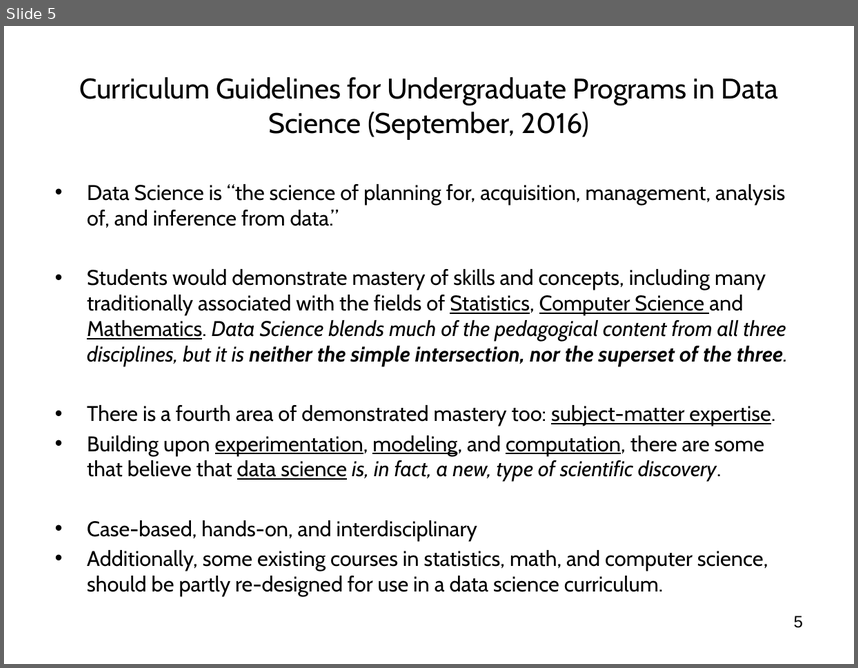
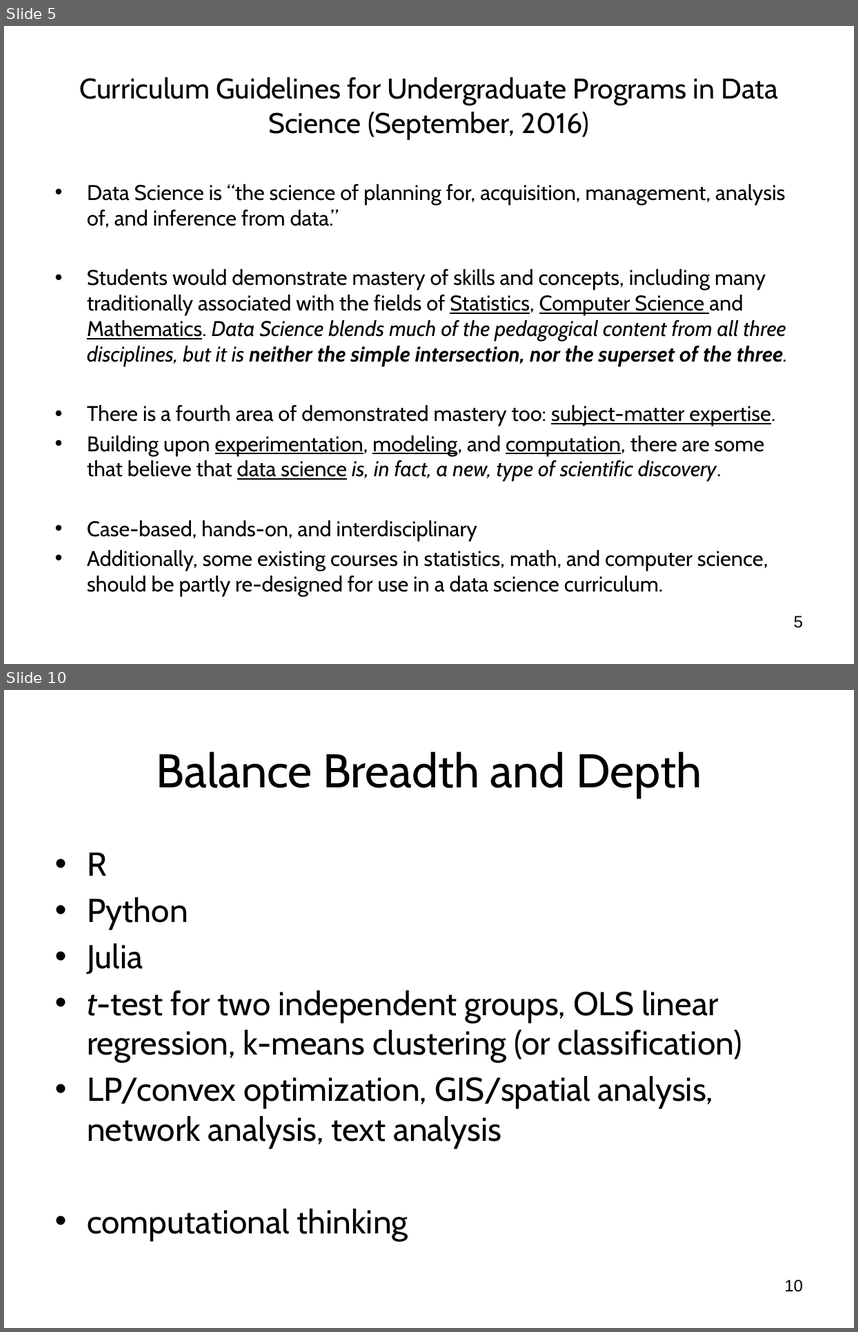
Before and after one commit to wsphd/datajam2018, a slide deck: dj2018.odp. Shown one above the other, each under a label of ours: slide 5 before the commit, slides 5 and 10 after it; the slides between them are not shown. The pictures are 858x668 and 858x1332 pixels, drawn with LibreOffice and Linux fonts; fonts in the diff are those of the drawing. Boxes give left, top, right and bottom in pixels: in the first picture for what was removed or moved away, otherwise in the second. Text is boxed around its words. In the diff, an @@ line names an element or a change of style, - is before the commit and + after.

```diff
--- a/dj2018.odp
+++ b/dj2018.odp
@@ slide 10 added at [4,690,854,1328], background #FFFFFF @@
@@ title added at [156,751,702,798], 40 pt, text #000000 @@
+Balance Breadth and Depth
@@ text added at [87,852,742,1241], 28 pt, text #000000 @@
+• R
+• Python
+• Julia
+• t-test for two independent groups, OLS linear regression, k-means clustering (or classification)
+• LP/convex optimization, GIS/spatial analysis, network analysis, text analysis
+• computational thinking
@@ page number added at [784,1279,803,1292], 14 pt, text #000000 @@
+10
```
Also in this commit, not shown: 4 slides changed, 18 other slides added.
